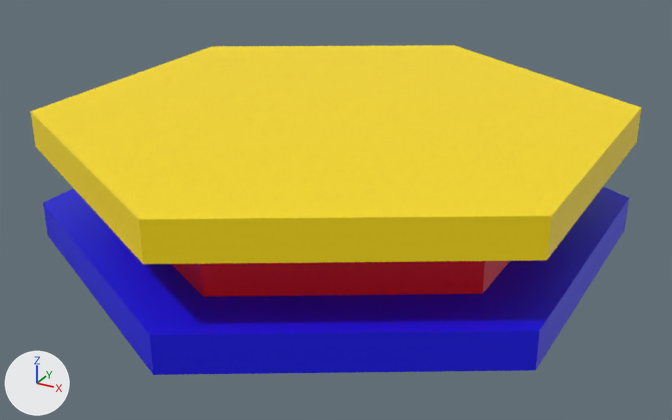
The glTF model public/3d-models/red-game-piece.glb: old version first, new version second.
One viewpoint serves both versions: a 50 mm lens placed at (1.407, -2.57, 1.369), pointed at (0.019, -0.047, 0.107). Arrows for +X, +Y and +Z are at lower left; the lights stay in place. Where no turn or scale is listed for an object, it has been applied to the vertices.
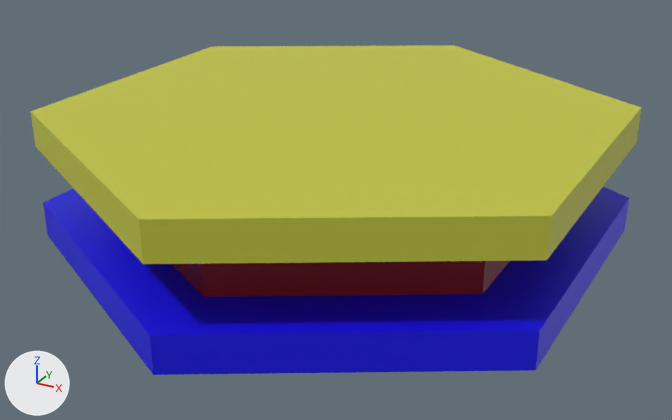
The edits, one by one:
Material 'Material.002' (mat_material_002) changes colour from yellow #ffe100 to yellow #c3c53e; in linear values from (1.0, 0.752, 0.0) to (0.546, 0.56, 0.0479).
Material 'Material.001' (mat_material_001) changes colour from red #e50012 to red #7e0000; in linear values from (0.787, 0.0, 0.00597) to (0.208, 0.0, 0.0).

What differs and where, as boxes [x1, y1, x2, y2] in the pictures (672 x 420 px):
'Circle.001', recoloured
    both: [31, 45, 641, 264]
'Circle.002', recoloured
    both: [172, 261, 510, 297]
